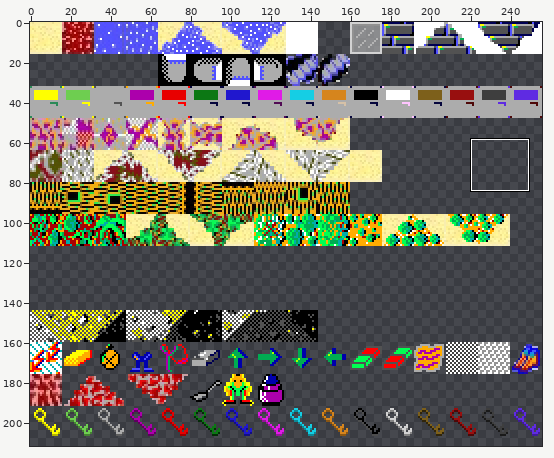
File history of a sprite sheet, core/assets/tileset16new.png. The first picture is a wide view before the edit; the outline marks the close-up.
Close-up. First the earlier version:
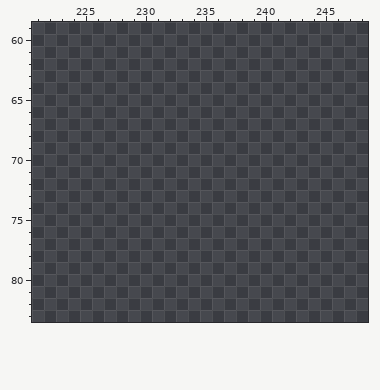
The file is 256x256 pixels. Shown: x 221..248, y 59..83. The wide view leaves out empty margins. The commit also changed other parts of the picture, which this record leaves out.
And afterwards:
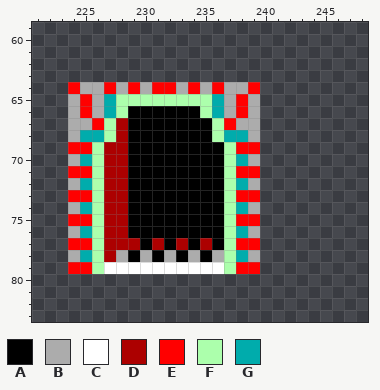
Palette (. is transparent): A #000000  B #acacac  C #ffffff  D #ac0000  E #ff0000  F #acffac  G #00acac
From old to new:
Colour A is added in row 66 at x 229 to 234; in rows 67 to 68 at x 229 to 235; in rows 69 to 76 at x 229 to 236; in row 77 at x 230, 232, 234 and 236; in row 78 at x 229, 231, 233 and 235.
Colour B is added in row 64 at x 225 to 226, 228, 230, 233, 235 and 237 to 238; in rows 65 to 66 at x 224, 226, 237 and 239; in row 67 at x 224 to 225 and 238 to 239; in row 68 at x 224 and 239; in row 70 at x 224 and 239; in row 72 at x 224 and 239.
Colour B is added in row 74 at x 224 and 239; in row 76 at x 224 and 239; in row 78 at x 224, 228, 230, 232, 234, 236 and 239.
Colour C is added in row 79 at x 227 to 236.
Colour D is added in rows 67 to 68 at x 228; in rows 69 to 76 at x 227 to 228; in row 77 at x 227 to 229, 231, 233 and 235; in row 78 at x 227.
Colour E is added in row 64 at x 224, 227, 229, 231 to 232, 234, 236 and 239; in rows 65 to 66 at x 225 and 238; in row 67 at x 226 and 237; in row 69 at x 224 to 225 and 238 to 239; in row 71 at x 224 to 225 and 238 to 239; in row 73 at x 224 to 225 and 238 to 239.
Colour E is added in row 75 at x 224 to 225 and 238 to 239; in row 77 at x 224 to 225 and 238 to 239; in row 79 at x 224 to 225 and 238 to 239.
Colour F is added in row 65 at x 228 to 235; in row 66 at x 228 and 235; in rows 67 to 68 at x 227 and 236; in rows 69 to 79 at x 226 and 237.
Colour G is added in rows 65 to 66 at x 227 and 236; in row 68 at x 225 to 226 and 237 to 238; in row 70 at x 225 and 238; in row 72 at x 225 and 238; in row 74 at x 225 and 238; in row 76 at x 225 and 238.
Colour G is added in row 78 at x 225 and 238.
Changed places in both close-ups, as pixel boxes (x1, y1, x2, y2):
added: (68, 82, 260, 274)
